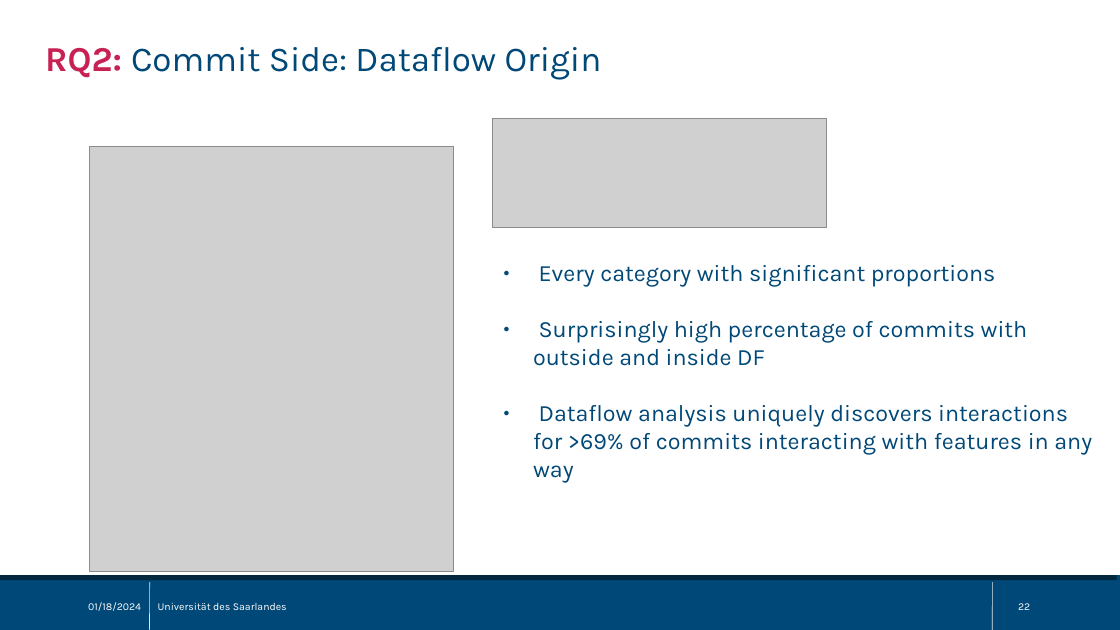
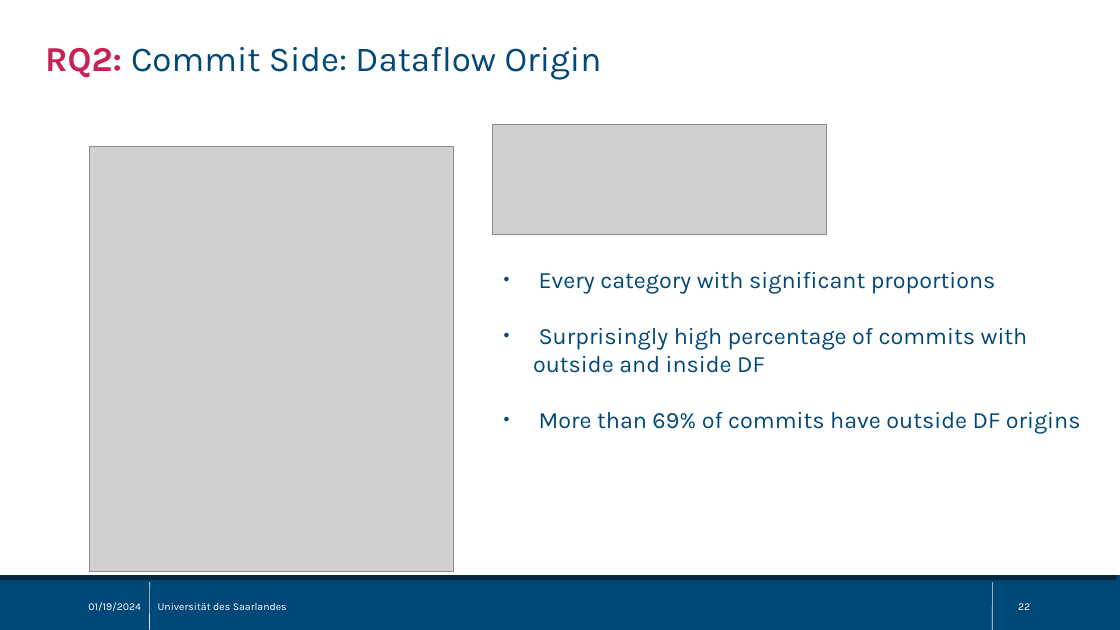
Before and after one commit to sisteu56/bachelor, a slide deck: slide 22 of pres/bachelor_thesis_pres.odp. Drawn at 1120x630 pixels with LibreOffice and Linux fonts; fonts in the diff are those of the drawing; grey boxes stand for pictures. Boxes give left, top, right and bottom in pixels: in the first picture for what was removed or moved away, otherwise in the second. Text is boxed around its words. In the diff, an @@ line names an element or a change of style, - is before the commit and + after.

```diff
--- a/pres/bachelor_thesis_pres.odp
+++ b/pres/bachelor_thesis_pres.odp
@@ picture: place and size @@
-picture at box(493, 118, 828, 228)
+picture at box(493, 125, 828, 234)
@@ text at box(539, 412, 1081, 433): text changed @@
-● Dataflow analysis uniquely discovers interactions for >69% of commits interacting with features in any way
+● More than 69% of commits have outside DF origins
@@ text at box(88, 602, 141, 611): text changed @@
-01/18/2024
+01/19/2024
```
Also in this commit, not shown: 28 other slides changed, 1 other file.
